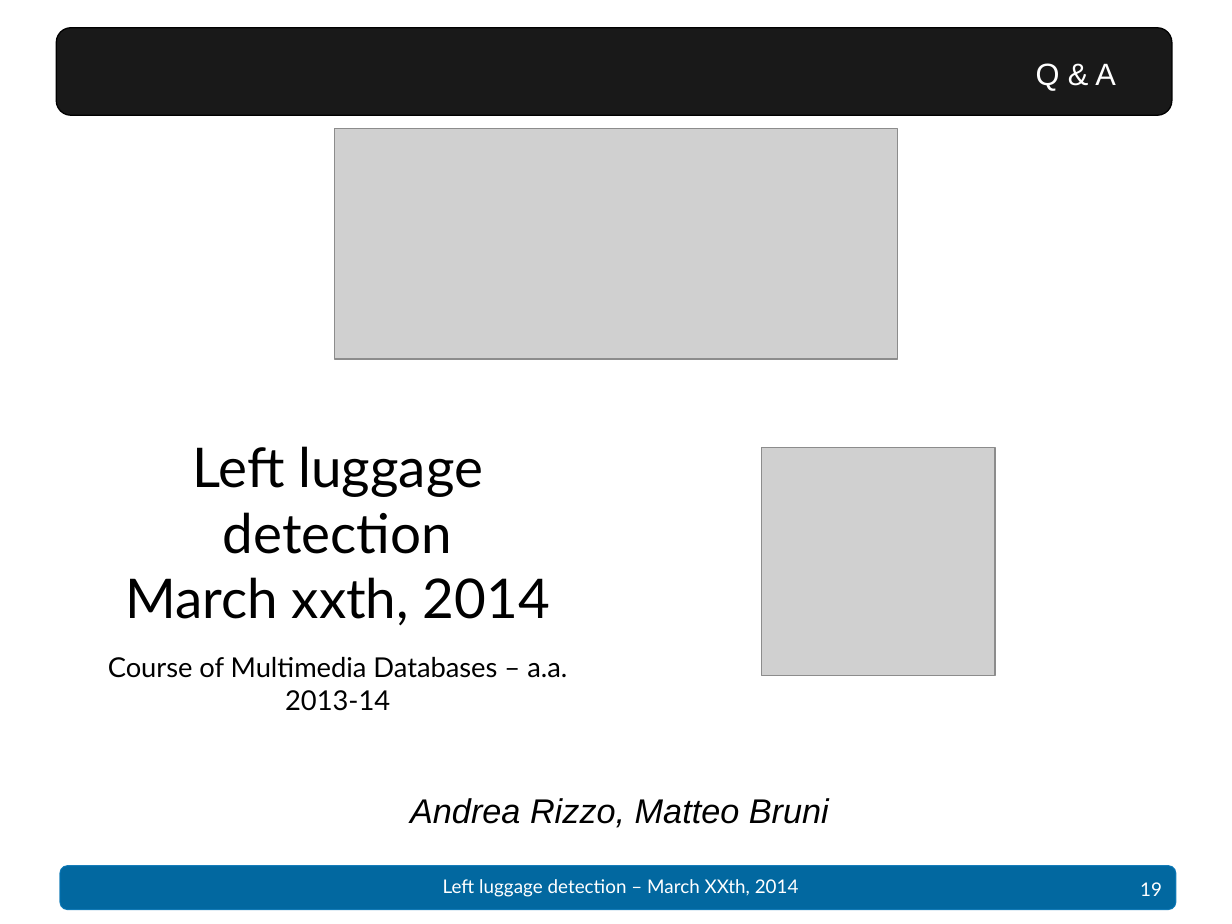
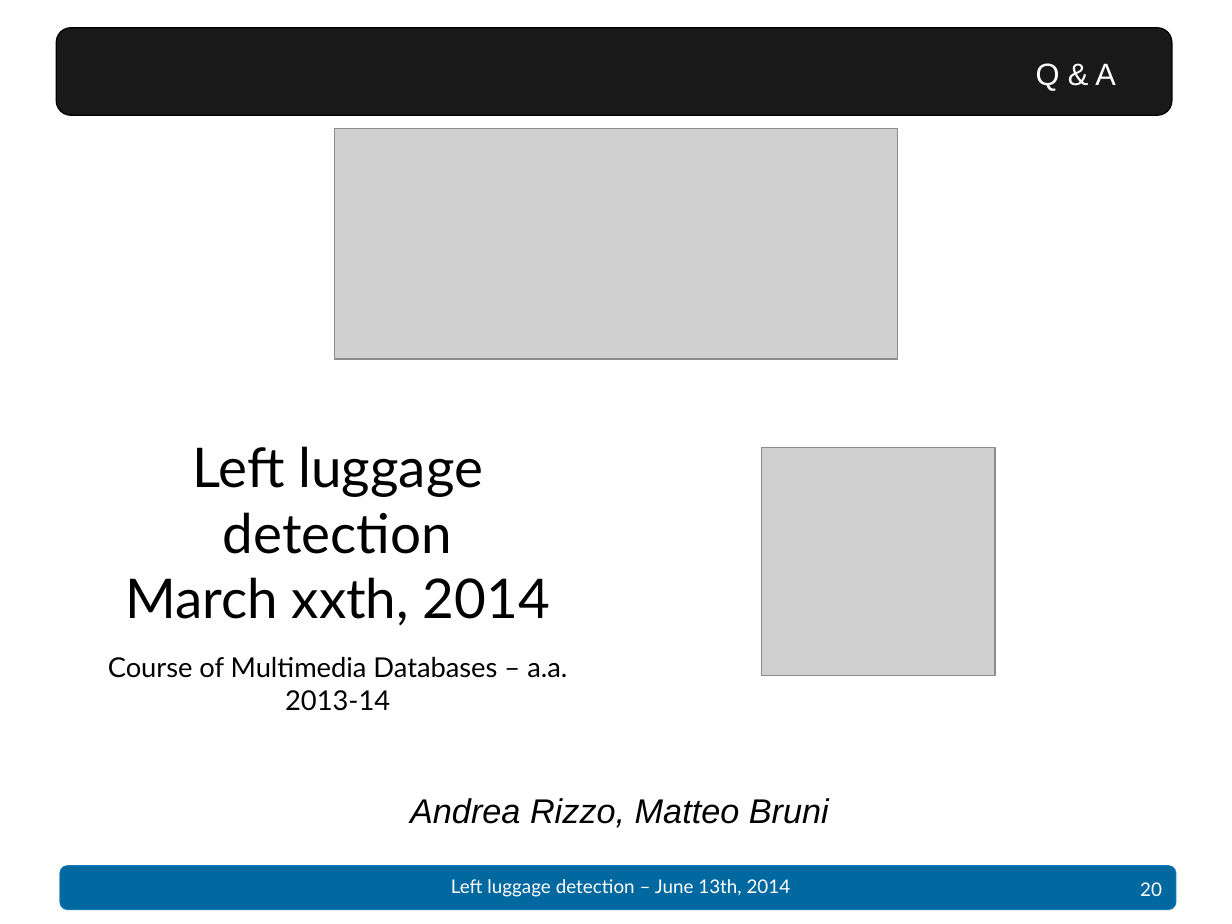
Before and after one commit to Dining-Engineers/left-luggage-detection, a slide deck: slide 20 of docs/Presentation - Left luggage detection.pptx (slide 19 before the commit). Drawn at 1232x924 pixels with LibreOffice and Linux fonts; fonts in the diff are those of the drawing; grey boxes stand for pictures; background and template pictures are left out. Boxes give left, top, right and bottom in pixels: in the first picture for what was removed or moved away, otherwise in the second. Text is boxed around its words. In the diff, an @@ line names an element or a change of style, - is before the commit and + after.

```diff
--- a/docs/Presentation - Left luggage detection.pptx
+++ b/docs/Presentation - Left luggage detection.pptx
@@ text at <box>451,879,791,897</box>: text changed @@
-Left luggage detection – March XXth, 2014
+Left luggage detection – June 13th, 2014
@@ page number at <box>1140,882,1162,896</box>: text changed @@
-19
+20
```
Also in this commit, not shown: 17 other slides changed, 2 slides added, 1 slide removed.
